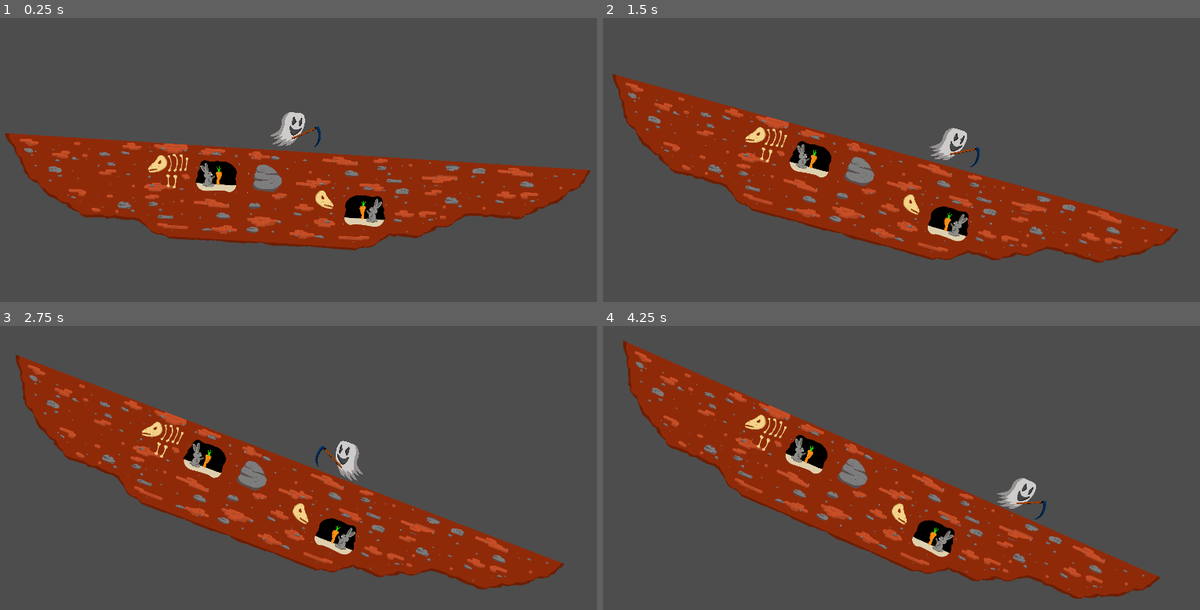
Above: before the commit, frames 1-4 (two rows, left to right).
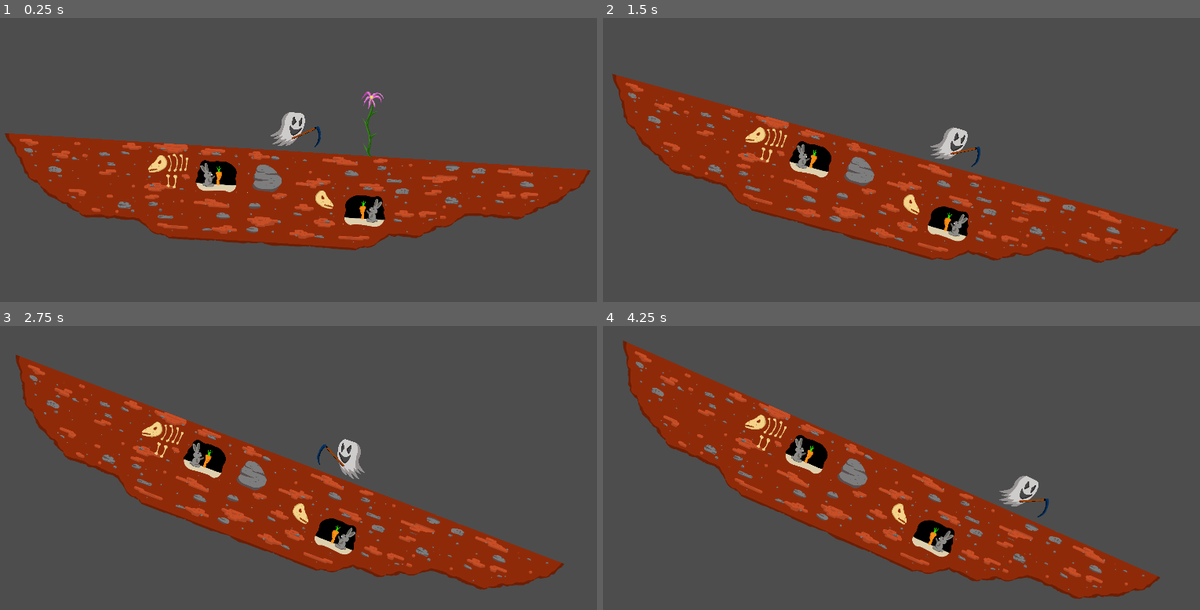
Above: after the commit, the same moments.

Repository: Stennsen/Elephanturtle
Game: Godot game, scene res://scenes/level/diskworld.tscn
Two runs of this game, one before a commit and one after it. Both use one fixed random seed, a clock stepped at 60 frames per second and the inputs below. The project has no main scene, so this scene is started directly.
Inputs:
- Up to frame 1 (0.25 s): no input
- Up to frame 2 (1.5 s): hold E (crop) 0.53-1.28 s; hold D (right) from 0.53 s (still down); tap E (crop) at 1.35 s
- Up to frame 3 (2.75 s): release D (right) at 2.03 s; hold A (left) from 2.03 s (still down); hold E (crop) from 2.03 s (still down)
- Up to frame 4 (4.25 s): release A (left) at 2.78 s; release E (crop) at 2.78 s; hold D (right) from 2.78 s (still down); tap E (crop) at 2.85 s; hold E (crop) from 3.53 s (still down)

The runs differ from the first frame. In frame 1, 0.2% of the frame differs, in the area x 60-65%, y 25-49%; in frame 2, 0.1%; in frame 3, 0.3%; in frame 4, 0.4%, in the area x 65-75%, y 52-69%.

Commit message:
sound file

Diff:
--- a/scenes/entities/plants/daisy/daisy.gd
+++ b/scenes/entities/plants/daisy/daisy.gd
@@ -8,8 +8,10 @@
 
 
 # Called every frame. 'delta' is the elapsed time since the previous frame.
-
+func destroy_area():
+	queue_free()
 func _input(event):
 	if event.is_action_pressed("crop"):  # Check if the "E" key is pressed
 		crop_sound.play()
+		destroy_area()
 		print("cropped")
--- a/scenes/entities/player/player.gd
+++ b/scenes/entities/player/player.gd
@@ -49,5 +49,3 @@
 func _on_plant_1_body_entered(body):
 	if body.is_in_group("Ghost"):
 		print("touched plant - could be cropped with E")
-		if Input.is_action_pressed("crop"):
-			print("cropped")
--- a/scenes/level/diskworld.tscn
+++ b/scenes/level/diskworld.tscn
@@ -1,9 +1,11 @@
-[gd_scene load_steps=7 format=3 uid="uid://bd650bfu5ntqp"]
+[gd_scene load_steps=10 format=3 uid="uid://bd650bfu5ntqp"]
 
 [ext_resource type="Script" path="res://scenes/level/diskworld.gd" id="1_buow7"]
 [ext_resource type="Texture2D" uid="uid://c0lxpelb6535w" path="res://assets/graphics/level/tileset.png" id="2_f2qoh"]
 [ext_resource type="PackedScene" uid="uid://c2gp01ppn3bs2" path="res://scenes/entities/player/player.tscn" id="3_08eds"]
-[ext_resource type="PackedScene" uid="uid://dx3ap5ow707py" path="res://scenes/entities/plants/daisy/daisy.tscn" id="4_er5p5"]
+[ext_resource type="Texture2D" uid="uid://b1bvtkolgoxcs" path="res://assets/graphics/entities/plants/plant1.png" id="4_2gitt"]
+[ext_resource type="Script" path="res://scenes/entities/plants/daisy/daisy.gd" id="4_hyvn4"]
+[ext_resource type="AudioStream" uid="uid://csc7ib68hputh" path="res://scenes/entities/plants/daisy/stepping_on_leaf.wav" id="5_lb1x2"]
 
 [sub_resource type="TileSetAtlasSource" id="TileSetAtlasSource_nn7e4"]
 texture = ExtResource("2_f2qoh")
@@ -347,6 +349,10 @@
 physics_layer_0/collision_layer = 1
 sources/0 = SubResource("TileSetAtlasSource_nn7e4")
 
+[sub_resource type="CapsuleShape2D" id="CapsuleShape2D_qu8at"]
+radius = 77.0
+height = 630.0
+
 [node name="diskworld" type="Node2D"]
 script = ExtResource("1_buow7")
 
@@ -365,10 +371,15 @@
 [node name="plant1" type="Area2D" parent="."]
 position = Vector2(772, -124)
 collision_layer = 2
+script = ExtResource("4_hyvn4")
 metadata/_edit_group_ = true
 
-[node name="Daisy2" parent="." instance=ExtResource("4_er5p5")]
-position = Vector2(682, -122)
-
-[node name="Daisy3" parent="." instance=ExtResource("4_er5p5")]
-position = Vector2(1474, -124)
+[node name="CollisionShape2D" type="CollisionShape2D" parent="plant1"]
+position = Vector2(-1, 38)
+shape = SubResource("CapsuleShape2D_qu8at")
+
+[node name="Sprite2D" type="Sprite2D" parent="plant1"]
+texture = ExtResource("4_2gitt")
+
+[node name="crop_sound" type="AudioStreamPlayer2D" parent="plant1"]
+stream = ExtResource("5_lb1x2")
